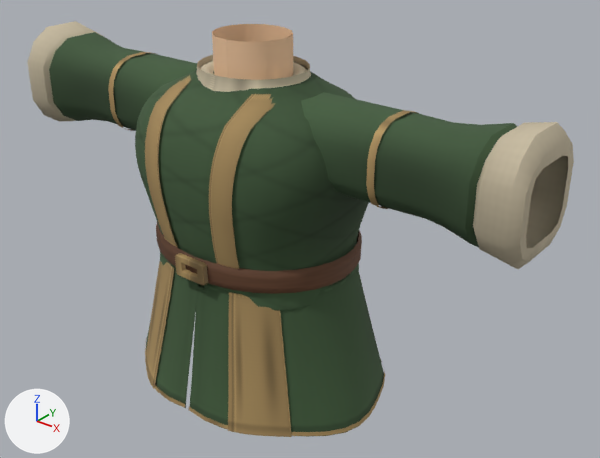
The glTF model src/assets/models/wardrobe/classes/modular/traje_clerigo_roble.glb: old version first, new version second.
Rendered twice from a 50 mm lens placed at (1.377, -1.534, 1.793), pointed at (0.103, 0.059, 0.806). The axes (+X, +Y, +Z) are drawn at lower left. The lights are the same throughout. The older version comes first. Vertices at exactly the same position are counted once.

In view in the first picture: 'medieval-sleeve-l', 'medieval-sleeve-r', 'medieval-tunic', 'suit-upperarm-l' and 1 more.
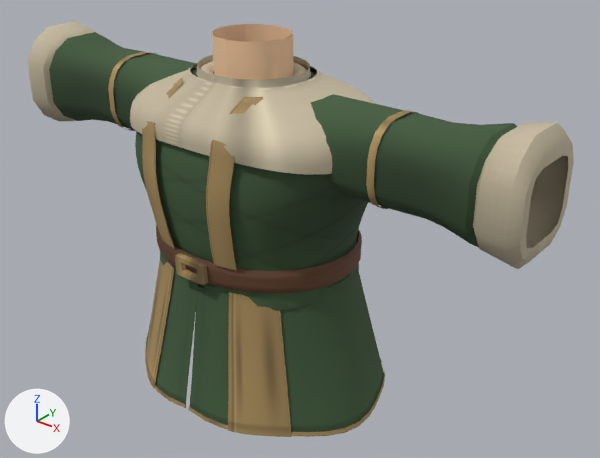
Edits to the bpy script that builds the scene:
```text
Change me_medieval_tunic:
    used by ob_medieval_tunic; location = (0.0, 0.0, 0.0)
    remove me_medieval_tunic.from_pydata(...)  # 2786 vertices, 4856 faces; spans x -0.395..0.395, y -0.307..0.304, z 0.35..1.335
    add me_medieval_tunic.from_pydata(...)  # 3083 vertices, 5368 faces; spans x -0.395..0.395, y -0.307..0.304, z 0.35..1.335
    me_medieval_tunic part 1: the loose piece of 112 vertices spanning x -0.163..-0.07, y -0.263..-0.006, z 0.81..1.225 is rebuilt with 112 vertices and now spans x -0.163..-0.07, y -0.272..-0.033, z 0.81..1.225
    me_medieval_tunic part 2: the loose piece of 112 vertices spanning x 0.07..0.163, y -0.263..-0.006, z 0.81..1.225 is rebuilt with 112 vertices and now spans x 0.07..0.163, y -0.272..-0.033, z 0.81..1.225
    me_medieval_tunic part 3: a new loose piece of 297 vertices spanning x -0.346..0.346, y -0.261..0.261, z 1.072..1.24, in mat_linen
    other edits to the shape of me_medieval_tunic do not show in these pictures
```

What differs and where, as boxes [x1, y1, x2, y2] in the pictures (600 x 458 px):
'medieval-tunic', reshaped
    before: [135, 24, 385, 437]
    after: [130, 24, 385, 437]
part 1 of me_medieval_tunic, rebuilt
    before: [145, 70, 197, 247]
    after: [142, 69, 196, 249]
part 2 of me_medieval_tunic, rebuilt
    before: [209, 94, 275, 269]
    after: [206, 97, 264, 270]
part 3 of me_medieval_tunic, added (beige)
    after: [130, 64, 375, 175]
